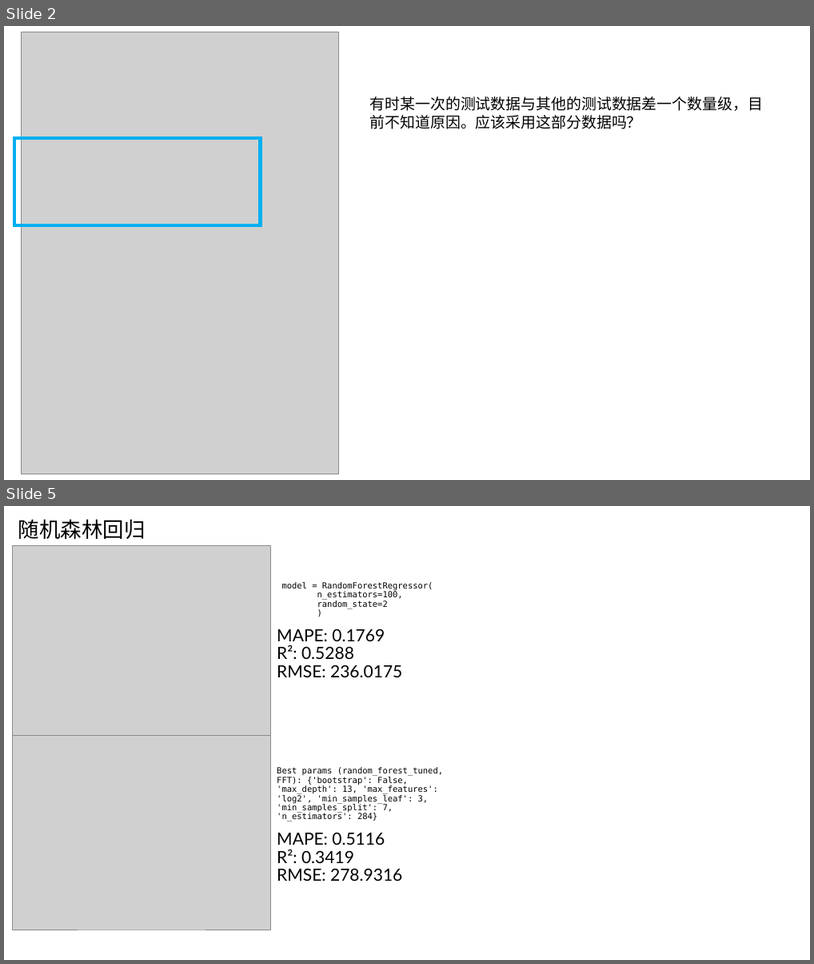
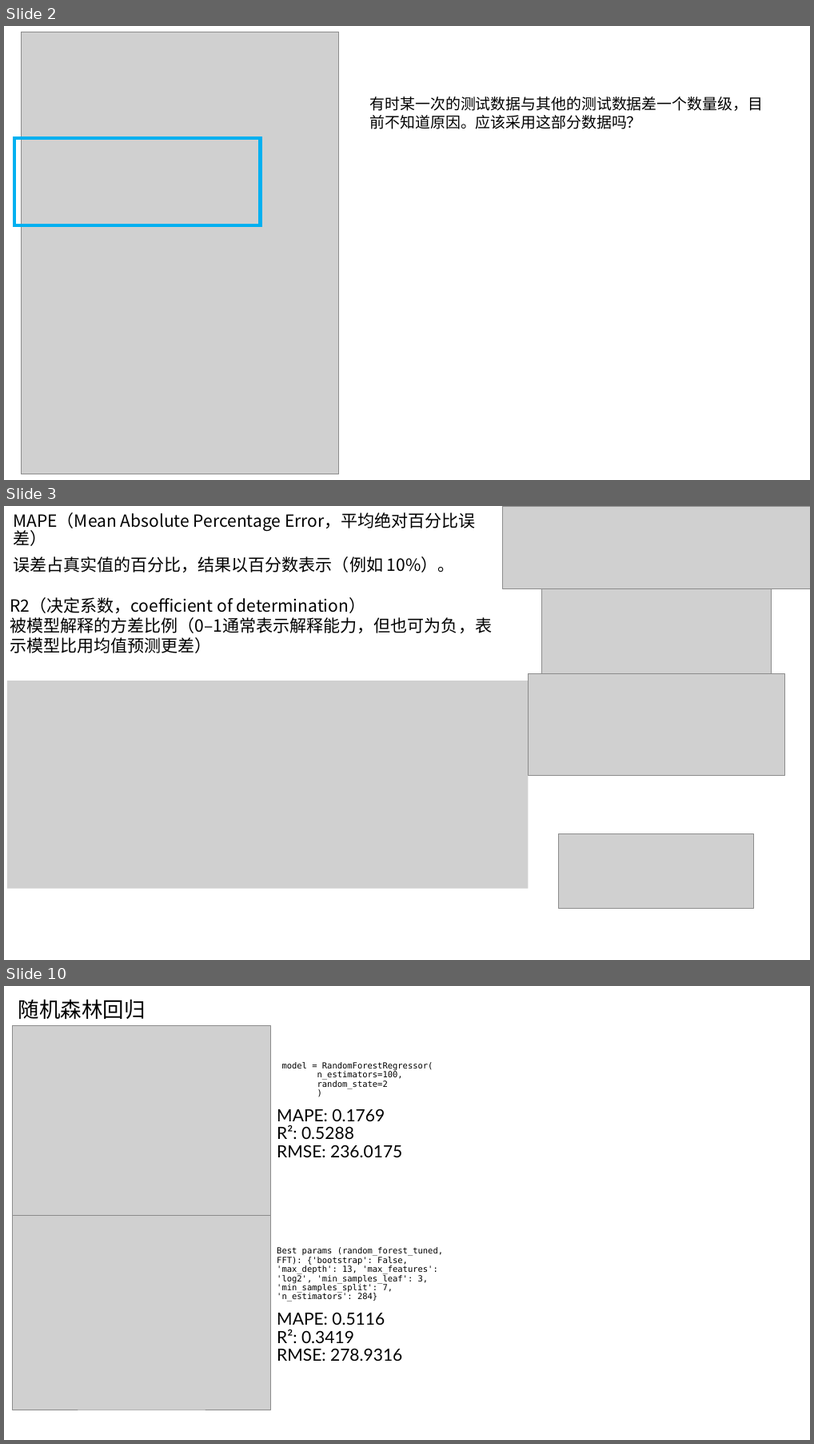
Before and after one commit to AE-26710/Time-Prediction, a slide deck: R5.pptx. Shown one above the other, each under a label of ours: slides 2 and 5 before the commit, slides 2, 3 and 10 after it; the slides between them are not shown. The pictures are 814x964 and 814x1444 pixels, drawn with LibreOffice and Linux fonts; fonts in the diff are those of the drawing; grey boxes stand for pictures. Boxes give left, top, right and bottom in pixels: in the first picture for what was removed or moved away, otherwise in the second. Text is boxed around its words. In the diff, an @@ line names an element or a change of style, - is before the commit and + after.

```diff
--- a/R5.pptx
+++ b/R5.pptx
@@ slide 3 added at <box>4,506,810,960</box>, background #FFFFFF @@
@@ text added at <box>13,512,476,572</box>, 20 pt, text #000000 @@
+MAPE（Mean Absolute Percentage Error，平均绝对百分比误差）
+误差占真实值的百分比，结果以百分数表示（例如 10%）。
@@ picture added at <box>503,506,810,588</box> @@
@@ text added at <box>10,597,492,653</box>, 20 pt, text #000000 @@
+R2（决定系数，coefficient of determination）
+被模型解释的方差比例（0–1通常表示解释能力，但也可为负，表示模型比用均值预测更差）
@@ picture added at <box>542,589,772,674</box> @@
@@ picture added at <box>529,673,785,776</box> @@
@@ picture added at <box>7,681,529,888</box> @@
@@ picture added at <box>559,833,754,908</box> @@
@@ what was slide 5 is now slide 10 @@
```
Also in this commit, not shown: 6 slides changed, 4 other slides added, 3 other files.
